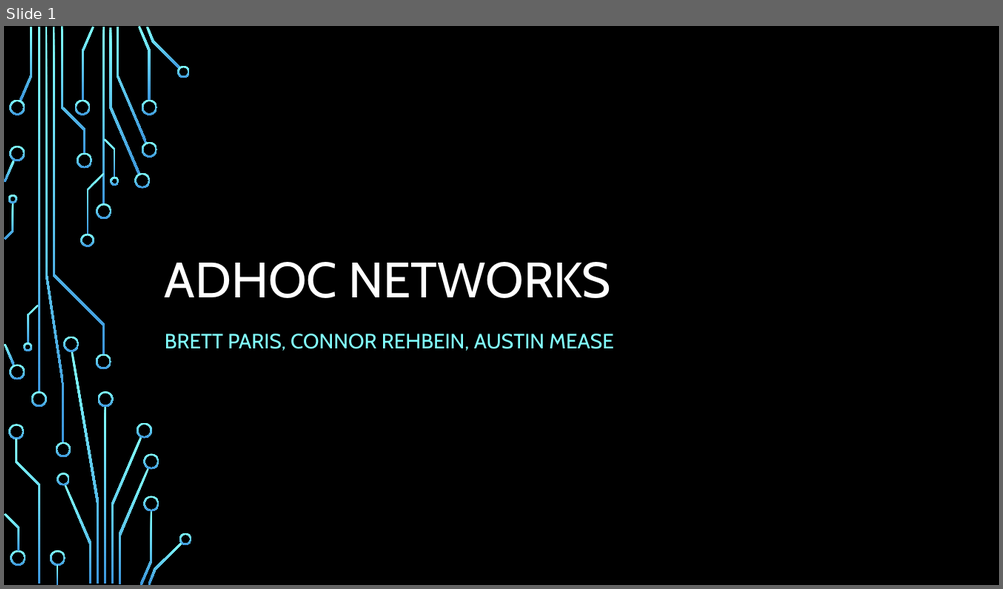
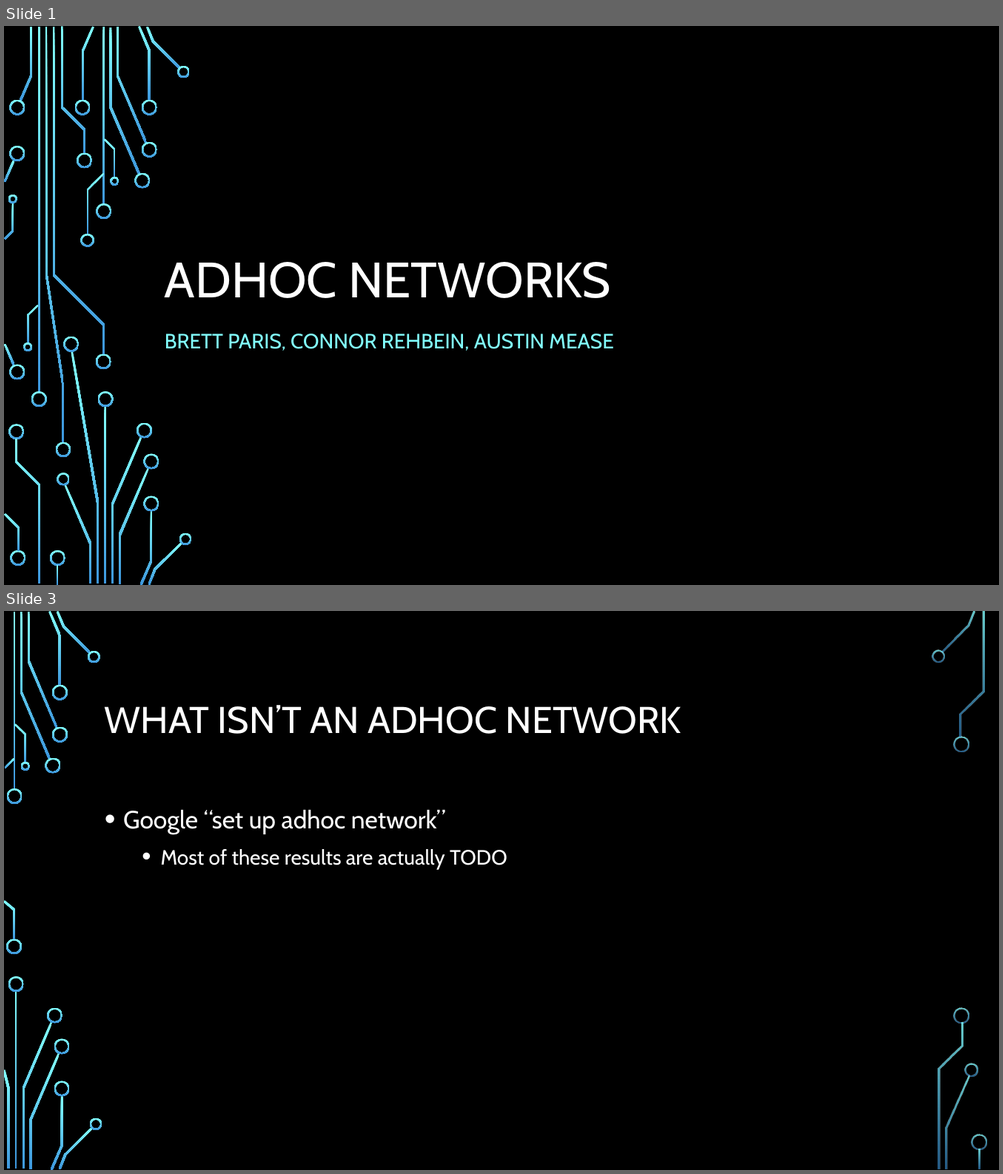
Before and after one commit to measeaustin/537P2, a slide deck: Presentation.pptx. Shown one above the other, each under a label of ours: slide 1 before the commit, slides 1 and 3 after it; the slides between them are not shown. The pictures are 1003x589 and 1003x1174 pixels, drawn with LibreOffice and Linux fonts; fonts in the diff are those of the drawing; background and template pictures are left out. Boxes give left, top, right and bottom in pixels: in the first picture for what was removed or moved away, otherwise in the second. Text is boxed around its words. In the diff, an @@ line names an element or a change of style, - is before the commit and + after.

```diff
--- a/Presentation.pptx
+++ b/Presentation.pptx
@@ slide 3 added at bbox=[4, 611, 999, 1170], background picture (left out) @@
@@ title added at bbox=[105, 705, 681, 734], 36 pt, text #FFFFFF @@
+WHAT ISN’T AN ADHOC NETWORK
@@ text added at bbox=[123, 809, 507, 869], 20 pt, text #FFFFFF @@
+• Google “set up adhoc network”
+  • Most of these results are actually TODO
@@ group added at bbox=[4, 611, 987, 1170]: 33 freeform shapes, 3 rectangles @@
```
Also in this commit, not shown: 4 other slides added, 1 other file.
